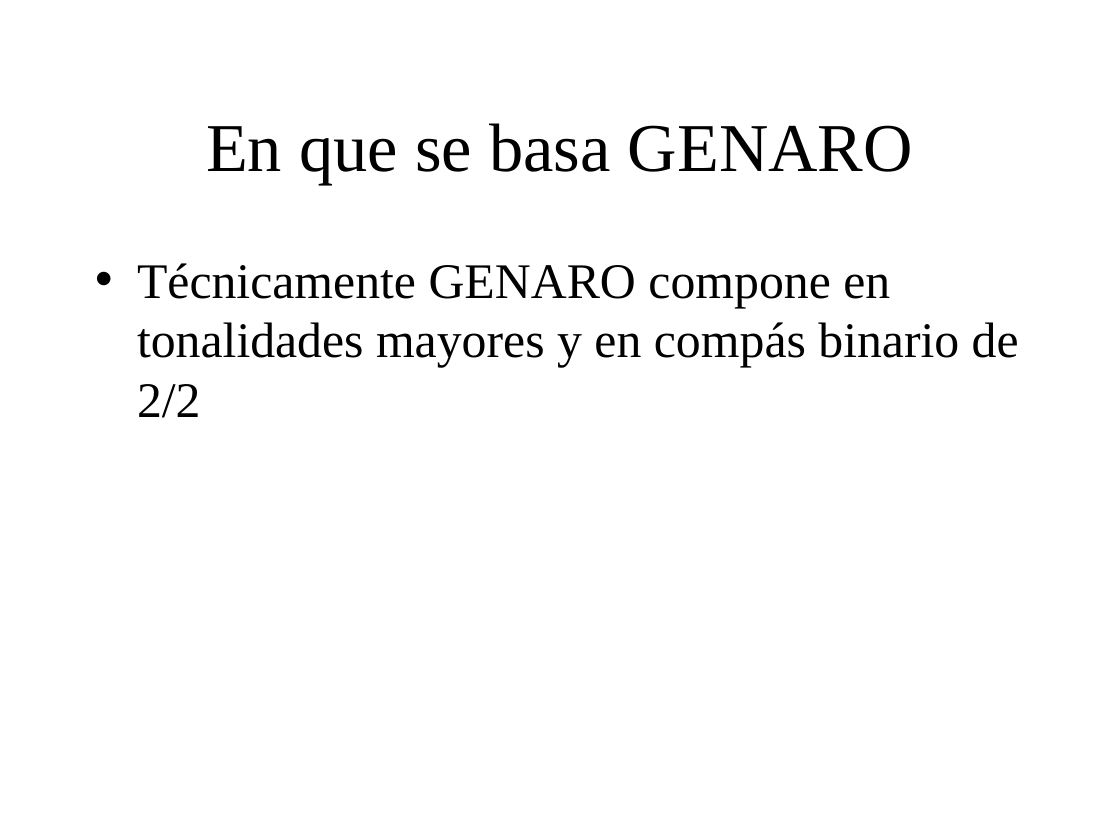
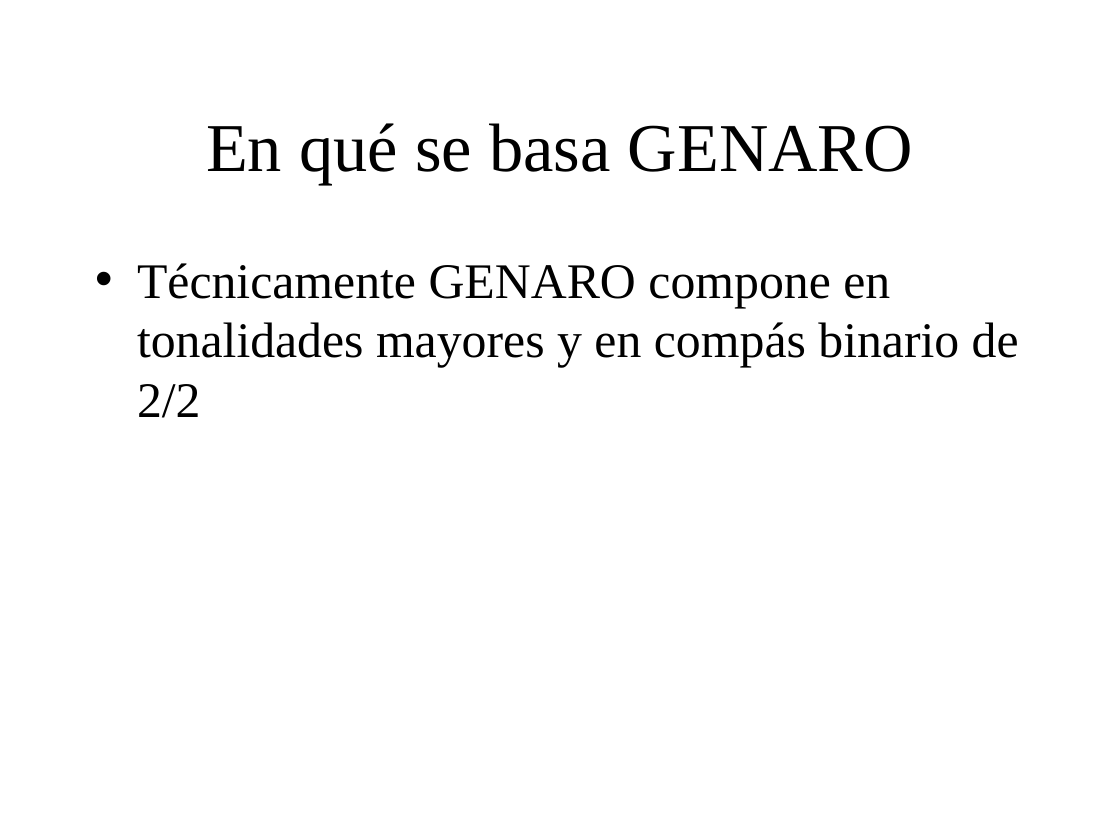
Before and after one commit to BackupTheBerlios/genaro, a slide deck: slide 6 of Documentos/MemoriaSSII/presentacion_proyecto.ppt. Drawn at 1120x840 pixels with LibreOffice and Linux fonts; fonts in the diff are those of the drawing; background and template pictures are left out. Boxes give left, top, right and bottom in pixels: in the first picture for what was removed or moved away, otherwise in the second. Text is boxed around its words. In the diff, an @@ line names an element or a change of style, - is before the commit and + after.

```diff
--- a/Documentos/MemoriaSSII/presentacion_proyecto.ppt
+++ b/Documentos/MemoriaSSII/presentacion_proyecto.ppt
@@ title at bbox=[206, 123, 913, 185]: text changed @@
-En que se basa GENARO
+En qué se basa GENARO
```
Also in this commit, not shown: 2 other slides changed, 4 other files.
